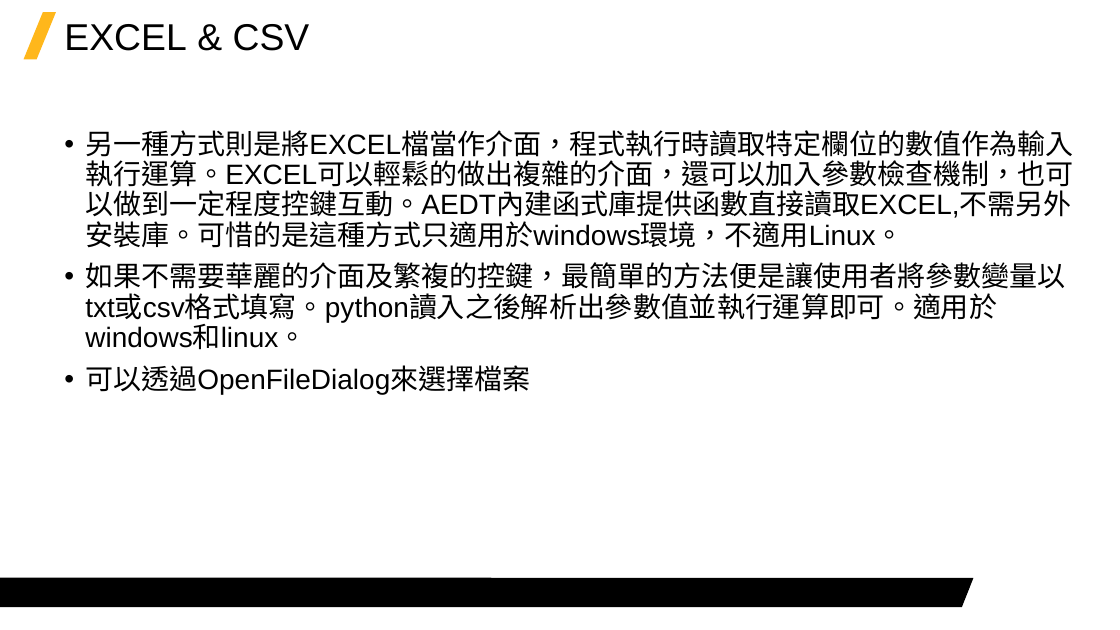
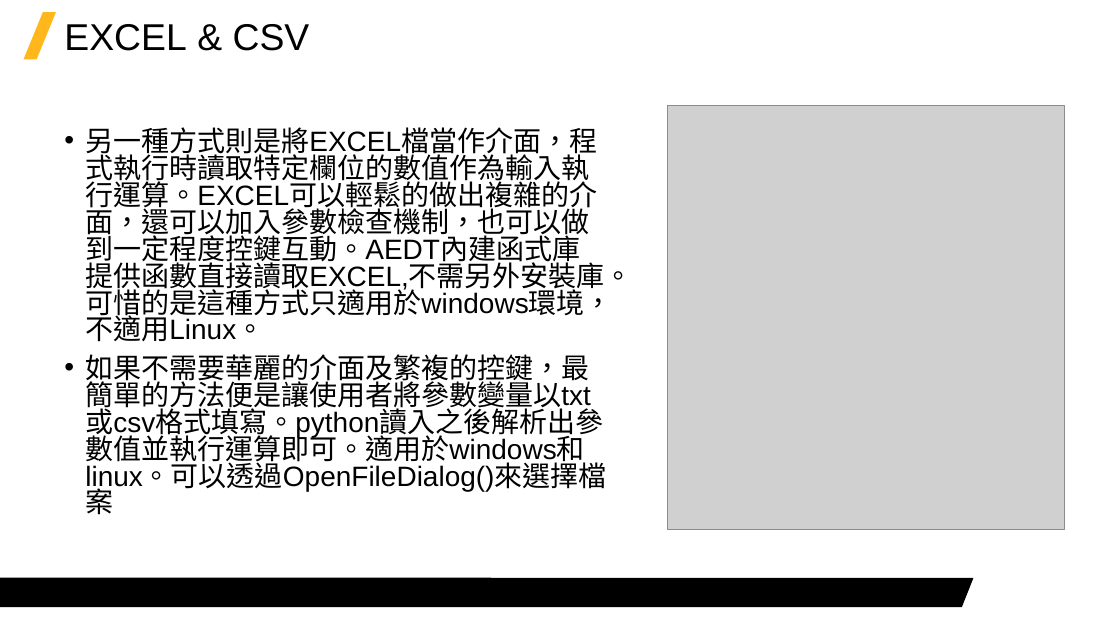
Before and after one commit to Jerrick-cheng/AEDT-Automation-Camp, a slide deck: slide 8 of 上課教材/Week5.pptx (slide 9 before the commit). Drawn at 1120x630 pixels with LibreOffice and Linux fonts; fonts in the diff are those of the drawing; grey boxes stand for pictures; background and template pictures are left out. Boxes give left, top, right and bottom in pixels: in the first picture for what was removed or moved away, otherwise in the second. Text is boxed around its words. In the diff, an @@ line names an element or a change of style, - is before the commit and + after.

```diff
--- a/上課教材/Week5.pptx
+++ b/上課教材/Week5.pptx
@@ picture added at [667, 106, 1064, 529] @@
@@ text at [85, 127, 633, 342]: line spacing 0.9 to 0.8 @@
@@ text at [85, 354, 606, 515]: text changed @@
-• 如果不需要華麗的介面及繁複的控鍵，最簡單的方法便是讓使用者將參數變量以txt或csv格式填寫。python讀入之後解析出參數值並執行運算即可。適用於windows和linux。
-• 可以透過OpenFileDialog來選擇檔案
+• 如果不需要華麗的介面及繁複的控鍵，最簡單的方法便是讓使用者將參數變量以txt或csv格式填寫。python讀入之後解析出參數值並執行運算即可。適用於windows和linux。可以透過OpenFileDialog()來選擇檔案
```
Also in this commit, not shown: 6 other slides changed, 2 slides added, 1 slide removed, 1 other file.
